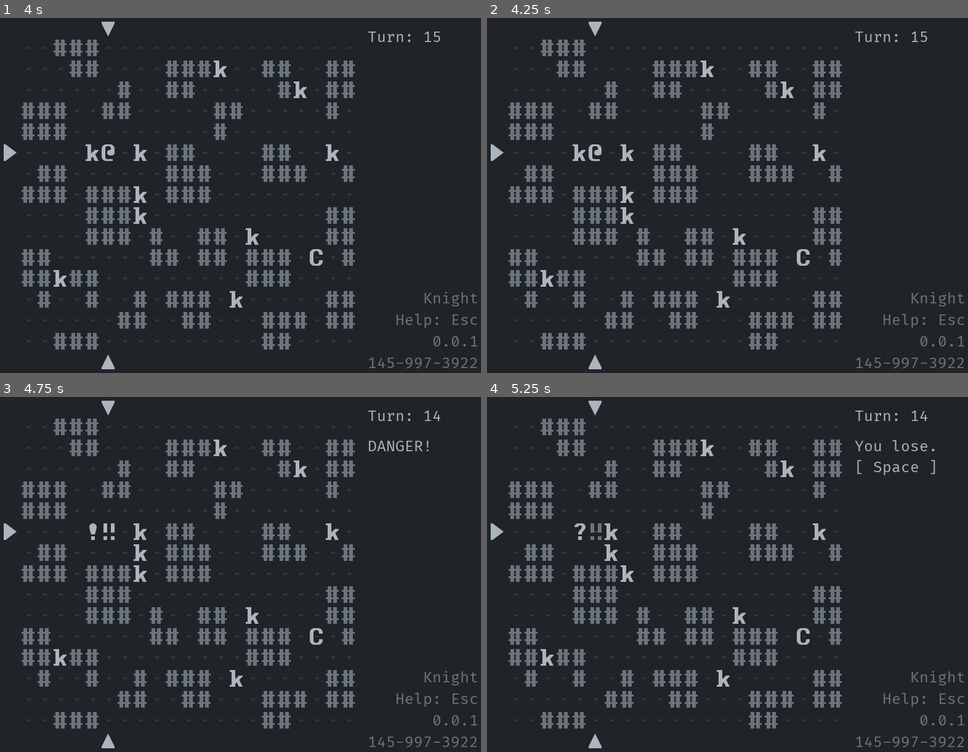
Above: before the commit, frames 1-4 (two rows, left to right).
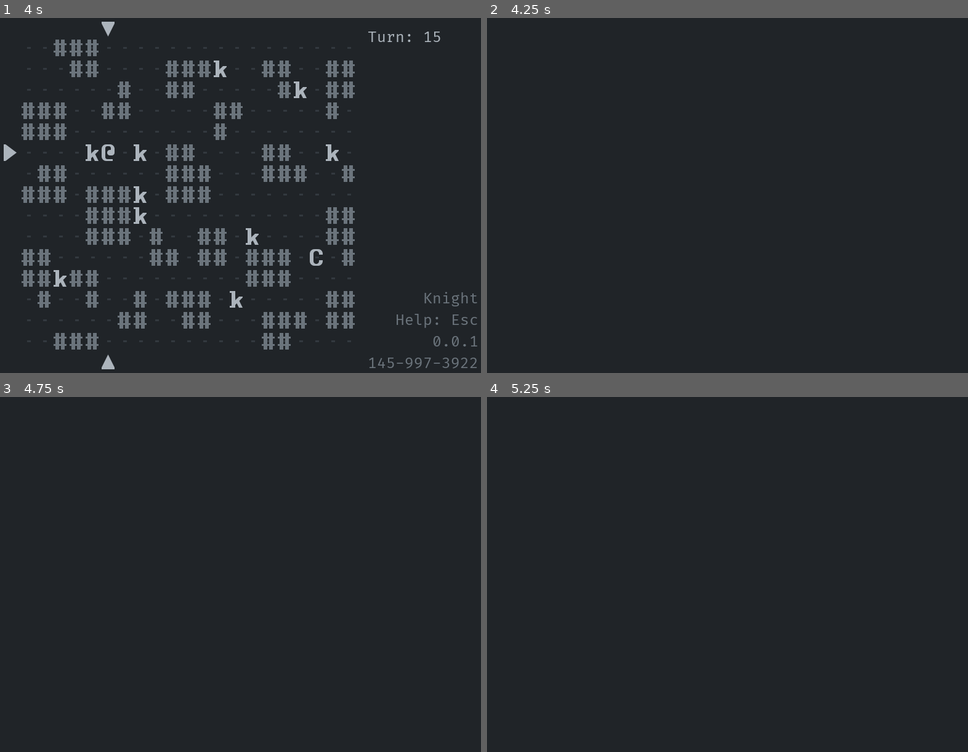
Above: after the commit, the same moments.

Repository: Bozar/OneMoreLevel
Game: Godot game, scene res://scene/main/MainScene.tscn
Same seed, same stepped clock (60 frames per second), same inputs: the game is played once before the commit and once after it.
Inputs:
- Up to frame 1 (4 s): tap Enter at 0.5, 2, 3.5 s; hold Right (move_right) 0.53-1.28 s; tap A (add_turn) at 0.6, 2.1, 3.6 s; tap Space (init_world) at 1.25, 1.35, 2.75, 2.85 s; hold Down (move_down) 1.28-2.03 s; hold Right (move_right) 2.03-2.78 s; hold Up (move_up) 2.78-3.53 s; hold Left (move_left) from 3.53 s (still down)
- Up to frame 2 (4.25 s): keep holding Left (move_left); tap Escape (help, bound only after the commit) at 4.15 s
- Up to frame 3 (4.75 s): keep holding Left (move_left); tap Space (init_world) at 4.35 s
- Up to frame 4 (5.25 s): tap Space (init_world) at 5 s; release Left (move_left) at 5.03 s; hold Down (move_down) from 5.03 s (still down); tap A (add_turn) at 5.1 s

Frame 1 is identical in both runs. In frame 2, 10% of the frame differs, in the area x 0-100%, y 1-99%; in frame 3, 11%; in frame 4, 11%.

Commit message:
Switch between main screen and help screen.

Diff:
--- a/library/InputTag.gd
+++ b/library/InputTag.gd
@@ -2,11 +2,11 @@
 const MOVE_RIGHT: String = "move_right"
 const MOVE_UP: String = "move_up"
 const MOVE_DOWN: String = "move_down"
-
 const WAIT: String = "wait"
 
 const RELOAD: String = "reload"
 const QUIT: String = "quit"
+const HELP: String = "help"
 
 const INIT_WORLD: String = "init_world"
 const FORCE_RELOAD: String = "force_reload"
--- /dev/null
+++ b/library/ScreenTag.gd
@@ -0,0 +1,2 @@
+const MAIN: String = "main"
+const HELP: String = "help"
--- a/project.godot
+++ b/project.godot
@@ -118,6 +118,11 @@
 "class": "Game_SpriteType",
 "language": "GDScript",
 "path": "res://scene/main/SpriteType.gd"
+}, {
+"base": "Node2D",
+"class": "Game_SwitchScreen",
+"language": "GDScript",
+"path": "res://scene/main/SwitchScreen.gd"
 }, {
 "base": "Node2D",
 "class": "Game_SwitchSprite",
@@ -152,6 +157,7 @@
 "Game_RemoveObject": "",
 "Game_Schedule": "",
 "Game_SpriteType": "",
+"Game_SwitchScreen": "",
 "Game_SwitchSprite": "",
 "Game_WorldTemplate": ""
 }
@@ -225,6 +231,11 @@
 "events": [ Object(InputEventKey,"resource_local_to_scene":false,"resource_name":"","device":0,"alt":false,"shift":false,"control":true,"meta":false,"command":true,"pressed":false,"scancode":87,"unicode":0,"echo":false,"script":null)
  ]
 }
+help={
+"deadzone": 0.5,
+"events": [ Object(InputEventKey,"resource_local_to_scene":false,"resource_name":"","device":0,"alt":false,"shift":false,"control":false,"meta":false,"command":false,"pressed":false,"scancode":16777217,"unicode":0,"echo":false,"script":null)
+ ]
+}
 
 [rendering]
 
--- a/scene/gui/SidebarVBox.gd
+++ b/scene/gui/SidebarVBox.gd
@@ -15,6 +15,7 @@
 var _new_WorldTag := preload("res://library/WorldTag.gd").new()
 var _new_ConvertCoord := preload("res://library/ConvertCoord.gd").new()
 var _new_SidebarText := preload("res://library/SidebarText.gd").new()
+var _new_ScreenTag := preload("res://library/ScreenTag.gd").new()
 
 var _ref_RandomNumber: Game_RandomNumber
 var _ref_DangerZone: Game_DangerZone
@@ -70,6 +71,10 @@
 	_is_wizard = setting.wizard_mode
 
 
+func _on_SwitchScreen_screen_switched(screen_tag: String) -> void:
+	visible = (screen_tag == _new_ScreenTag.MAIN)
+
+
 func _set_color() -> void:
 	for i in _node_to_color.keys():
 		get_node(i).modulate = _node_to_color[i]
--- a/scene/main/CreateObject.gd
+++ b/scene/main/CreateObject.gd
@@ -7,6 +7,7 @@
 var _new_Palette := preload("res://library/Palette.gd").new()
 var _new_ZIndex := preload("res://library/ZIndex.gd").new()
 var _new_ConvertCoord := preload("res://library/ConvertCoord.gd").new()
+var _new_ScreenTag := preload("res://library/ScreenTag.gd").new()
 
 
 func create(prefab: PackedScene, main_group: String, sub_group: String,
@@ -25,3 +26,7 @@
 
 	add_child(new_sprite)
 	emit_signal("sprite_created", new_sprite)
+
+
+func _on_SwitchScreen_screen_switched(screen_tag: String) -> void:
+	visible = (screen_tag == _new_ScreenTag.MAIN)
--- /dev/null
+++ b/scene/main/HelpInput.gd
@@ -0,0 +1,25 @@
+extends Node2D
+class_name Game_HelpInput
+
+
+var _ref_SwitchScreen: Game_SwitchScreen
+
+var _new_InputTag := preload("res://library/InputTag.gd").new()
+var _new_ScreenTag: = preload("res://library/ScreenTag.gd").new()
+
+
+func _ready() -> void:
+	set_process_unhandled_input(false)
+	visible = false
+
+
+func _unhandled_input(event: InputEvent) -> void:
+	if event.is_action_pressed(_new_InputTag.HELP):
+		_ref_SwitchScreen.switch_to_screen(_new_ScreenTag.MAIN)
+
+
+func _on_SwitchScreen_screen_switched(screen_tag: String) -> void:
+	var active: bool = (screen_tag == _new_ScreenTag.HELP)
+
+	set_process_unhandled_input(active)
+	visible = active
--- a/scene/main/MainScene.gd
+++ b/scene/main/MainScene.gd
@@ -3,6 +3,7 @@
 
 const INIT_WORLD: String = "InitWorld"
 const PLAYER_INPUT: String = "PlayerInput"
+const HELP_INPUT: String = "HelpInput"
 const ENEMY_AI: String = "EnemyAI"
 const SCHEDULE: String = "Schedule"
 const DUNGEON: String = "DungeonBoard"
@@ -11,6 +12,7 @@
 const RANDOM: String = "RandomNumber"
 const OBJECT_DATA: String = "ObjectData"
 const SWITCH_SPRITE: String = "SwitchSprite"
+const SWITCH_SCREEN: String = "SwitchScreen"
 const DANGER_ZONE: String = "DangerZone"
 const END_GAME: String = "EndGame"
 const COUNT_DOWN: String = "CountDown"
@@ -53,6 +55,11 @@
 		"setting_loaded", "_on_GameSetting_setting_loaded",
 		GAME_SETTING,
 		RANDOM, INIT_WORLD, PLAYER_INPUT, SIDEBAR,
+	],
+	[
+		"screen_switched", "_on_SwitchScreen_screen_switched",
+		SWITCH_SCREEN,
+		PLAYER_INPUT, CREATE_OBJECT, SIDEBAR, HELP_INPUT,
 	],
 	# [
 	# 	"enemy_warned", "_on_EnemyAI_enemy_warned",
@@ -117,6 +124,11 @@
 		GAME_SETTING,
 		INIT_WORLD,
 	],
+	[
+		"_ref_SwitchScreen",
+		SWITCH_SCREEN,
+		PLAYER_INPUT, HELP_INPUT,
+	],
 ]
 
 
--- a/scene/main/MainScene.tscn
+++ b/scene/main/MainScene.tscn
@@ -22,6 +22,8 @@
 [ext_resource path="res://scene/main/GameProgress.gd" type="Script" id=20]
 [ext_resource path="res://scene/main/CreateObject.gd" type="Script" id=21]
 [ext_resource path="res://scene/main/GameSetting.gd" type="Script" id=22]
+[ext_resource path="res://scene/main/SwitchScreen.gd" type="Script" id=23]
+[ext_resource path="res://scene/main/HelpInput.gd" type="Script" id=24]
 
 [node name="MainScene" type="Node2D"]
 script = ExtResource( 4 )
@@ -47,6 +49,9 @@
 [node name="ReloadGame" type="Node2D" parent="PlayerInput"]
 script = ExtResource( 10 )
 
+[node name="HelpInput" type="Node2D" parent="."]
+script = ExtResource( 24 )
+
 [node name="Schedule" type="Node2D" parent="."]
 script = ExtResource( 5 )
 
@@ -71,6 +76,9 @@
 [node name="RandomNumber" type="Node2D" parent="."]
 script = ExtResource( 11 )
 
+[node name="SwitchScreen" type="Node2D" parent="."]
+script = ExtResource( 23 )
+
 [node name="SwitchSprite" type="Node2D" parent="."]
 script = ExtResource( 3 )
 
--- a/scene/main/PlayerInput.gd
+++ b/scene/main/PlayerInput.gd
@@ -13,6 +13,7 @@
 var _ref_SwitchSprite: Game_SwitchSprite
 var _ref_EndGame: Game_EndGame
 var _ref_CountDown: Game_CountDown
+var _ref_SwitchScreen: Game_SwitchScreen
 
 var _new_ConvertCoord := preload("res://library/ConvertCoord.gd").new()
 var _new_WorldTag := preload("res://library/WorldTag.gd").new()
@@ -21,6 +22,7 @@
 var _new_SpriteTypeTag := preload("res://library/SpriteTypeTag.gd").new()
 var _new_Palette := preload("res://library/Palette.gd").new()
 var _new_InitWorldData := preload("res://library/InitWorldData.gd").new()
+var _new_ScreenTag: = preload("res://library/ScreenTag.gd").new()
 
 var _pc: Sprite
 var _pc_pos: Array
@@ -64,6 +66,8 @@
 		_handle_move_input()
 	elif _is_wait_input(event):
 		_pc_action.wait()
+	elif _is_help_input(event):
+		_ref_SwitchScreen.switch_to_screen(_new_ScreenTag.HELP)
 
 	# Do not end PC's turn if game ends.
 	if _end_game:
@@ -113,6 +117,10 @@
 	_is_wizard = setting.wizard_mode
 
 
+func _on_SwitchScreen_screen_switched(screen_tag: String) -> void:
+	set_process_unhandled_input(screen_tag == _new_ScreenTag.MAIN)
+
+
 func _is_reload_input(event: InputEvent) -> bool:
 	return event.is_action_pressed(_new_InputTag.RELOAD)
 
@@ -149,3 +157,7 @@
 
 func _is_quit_input(event: InputEvent) -> bool:
 	return event.is_action_pressed(_new_InputTag.QUIT)
+
+
+func _is_help_input(event: InputEvent) -> bool:
+	return event.is_action_pressed(_new_InputTag.HELP)
--- /dev/null
+++ b/scene/main/SwitchScreen.gd
@@ -0,0 +1,9 @@
+extends Node2D
+class_name Game_SwitchScreen
+
+
+signal screen_switched(screen_tag)
+
+
+func switch_to_screen(screen_tag: String) -> void:
+	emit_signal("screen_switched", screen_tag)
Not shown: 1 places in scene/main/MainScene.tscn that only renumber resources
